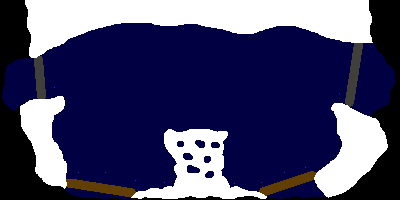
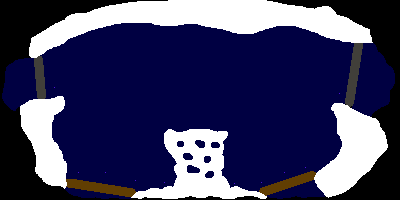
Revision of a layered 400 × 200 image; what changed, layer by layer:
painted on "intro.png" over bbox(25, 0, 372, 38)
